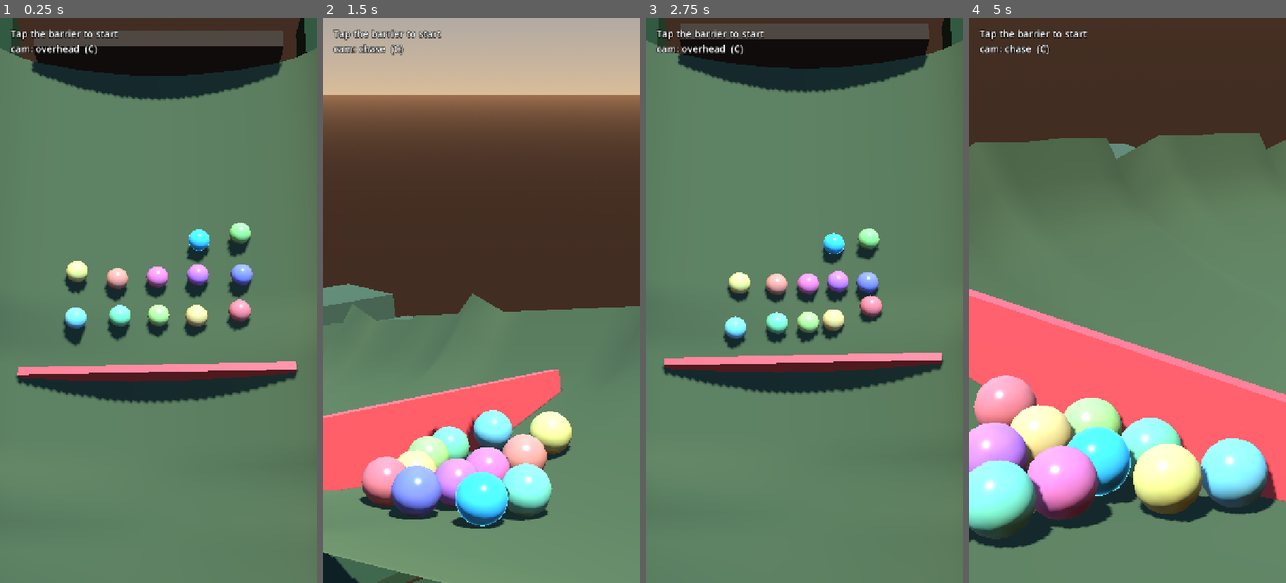
Above: before the commit, frames 1-4 (left to right).
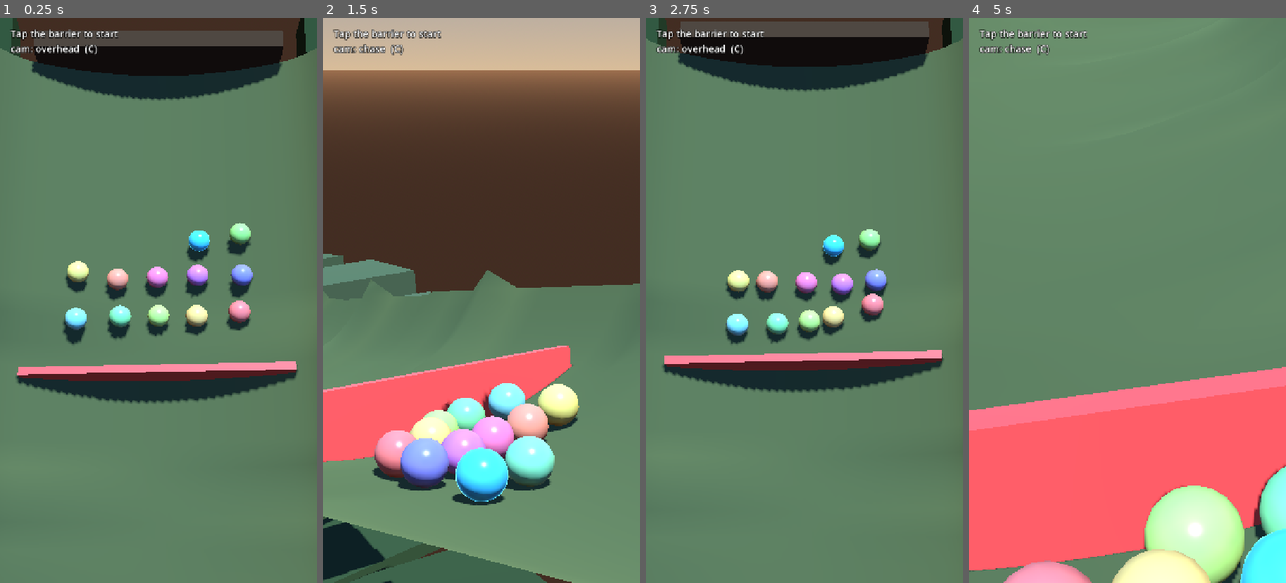
Above: after the commit, the same moments.

Repository: Arjan-N/marble-jumble
Game: Godot game, scene res://scenes/main.tscn
Two runs of this game, one before a commit and one after it. Both use one fixed random seed, a clock stepped at 60 frames per second and the inputs below.
Inputs (mouse positions are in pixels of both pictures, inside the frame that each line leads up to):
- Up to frame 1 (0.25 s): no input
- Up to frame 2 (1.5 s): tap Enter at 0.5 s; move the mouse to (551, 272) at 0.52 s; tap R at 0.6 s; click (551, 272) at 0.67 s; move the mouse to (418, 328) at 1.27 s; tap C at 1.35 s; click (418, 328) at 1.42 s
- Up to frame 3 (2.75 s): move the mouse to (836, 176) at 2.02 s; tap R at 2.1 s; click (836, 176) at 2.17 s
- Up to frame 4 (5 s): move the mouse to (1111, 413) at 2.77 s; tap C at 2.85, 4.35 s; click (1111, 413) at 2.92 s; move the mouse to (1222, 385) at 3.52 s; tap R at 3.6 s; click (1222, 385) at 3.67 s; move the mouse to (1032, 215) at 4.27 s; click (1032, 215) at 4.42 s

The runs differ from the first frame. In frame 1, 0.6% of the frame differs, in the area x 3-97%, y 6-68%; in frame 2, 34%; in frame 3, 4.7%; in frame 4, 66%, in the area x 0-100%, y 0-100%.

Commit message:
Smooth the jungle channel and calm the bounce
The section nodes were placed by hand and left 1.8m between them across the
middle of the dish. That is not a curve, it is flat panels meeting at angles,
and a marble crossing the camber - which on a banking course is most of what
marbles do - bumps over every join. The field chattered the whole way down.
Generated at 0.4m instead, so the facet angle stays under two degrees anywhere
on the dish, and the resolution is one number rather than a hand-written row
that quietly stops being symmetric.

Restitution to 0.12. The canyon needs 0.3 so a head-on pillar hit deflects
rather than stopping dead; this course has few things to hit head-on and a
dished floor marbles are constantly rolling across, where the same number reads
as chatter.

Stalls drop from three races in four to one, and the field now finishes 12/12
at a consistent 26.5s.

Co-Authored-By: Claude Opus 5 <noreply@anthropic.com>

Diff:
--- a/scripts/course/jungle_course.gd
+++ b/scripts/course/jungle_course.gd
@@ -167,7 +167,7 @@
 	[1.00, SURFACE_STONE],
 ]
 
-const BOUNCE := 0.3
+const BOUNCE := 0.12
 
 # --- Features -----------------------------------------------------------------
 
@@ -396,13 +396,30 @@
 ## wedge-shaped gaps between consecutive chords on the inside of every corner —
 ## a marble found one and sat in it for the rest of the race. As section nodes
 ## they are simply places where the channel is higher.
-const SECTION_LATERALS := [
-	-HALF_WIDTH - SHOULDER, -HALF_WIDTH - SHOULDER * 0.66, -HALF_WIDTH - SHOULDER * 0.33,
-	-HALF_WIDTH, -3.6, -1.8,
-	-0.95, -0.5, 0.0, 0.5, 0.95,
-	1.8, 3.6, HALF_WIDTH,
-	HALF_WIDTH + SHOULDER * 0.33, HALF_WIDTH + SHOULDER * 0.66, HALF_WIDTH + SHOULDER,
-]
+## Spacing between section nodes, across the course.
+##
+## The first version placed them by hand and left 1.8m between them across the
+## middle of the dish. That is not a curve, it is a set of flat panels meeting at
+## angles, and a marble crossing the camber — which on a course that banks is
+## most of what marbles do — bumps over every join. The field chattered the whole
+## way down.
+##
+## Fine enough that the facet angle between neighbours is under two degrees
+## anywhere on the dish. The cost is triangles in a static mesh, which is the
+## cheapest thing in the scene.
+const SECTION_STEP := 0.4
+
+
+## Where the section has a vertex, from one shoulder to the other. Generated
+## rather than listed so the resolution is one number instead of a row of
+## hand-placed values that quietly stops being symmetric.
+static func _section_laterals() -> Array:
+	var edge := HALF_WIDTH + SHOULDER
+	var count := int(ceil(edge / SECTION_STEP))
+	var laterals := []
+	for i in range(-count, count + 1):
+		laterals.append(clampf(float(i) * SECTION_STEP, -edge, edge))
+	return laterals
 
 
 ## Height of the section at a lateral offset and distance, above the centreline.
@@ -438,7 +455,7 @@
 ## trimesh collider for the physics, both generated from the same vertex rows so
 ## they cannot disagree.
 func _build_run(from_s: float, to_s: float, surface: Dictionary) -> void:
-	var section := SECTION_LATERALS
+	var section := _section_laterals()
 
 	var rows := []
 	var s := from_s
